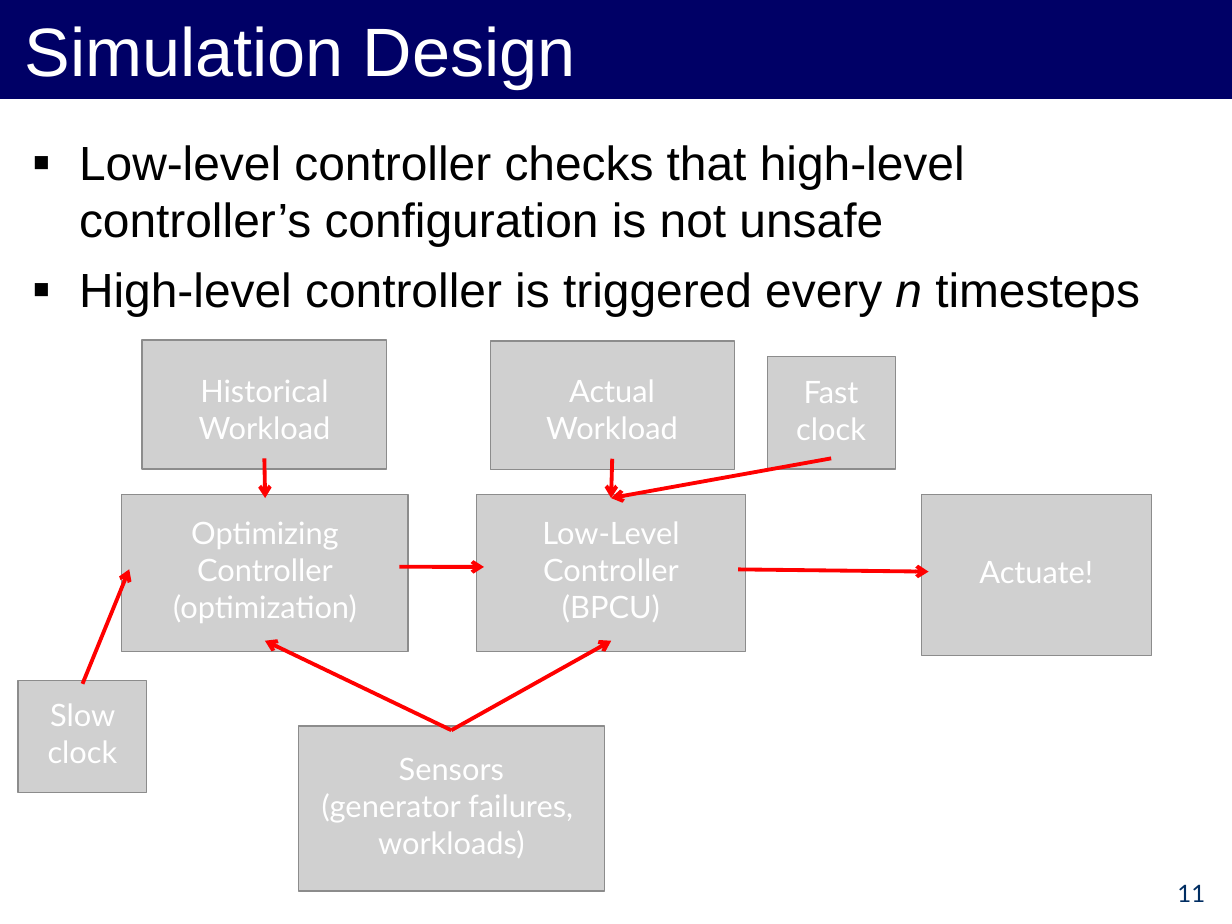
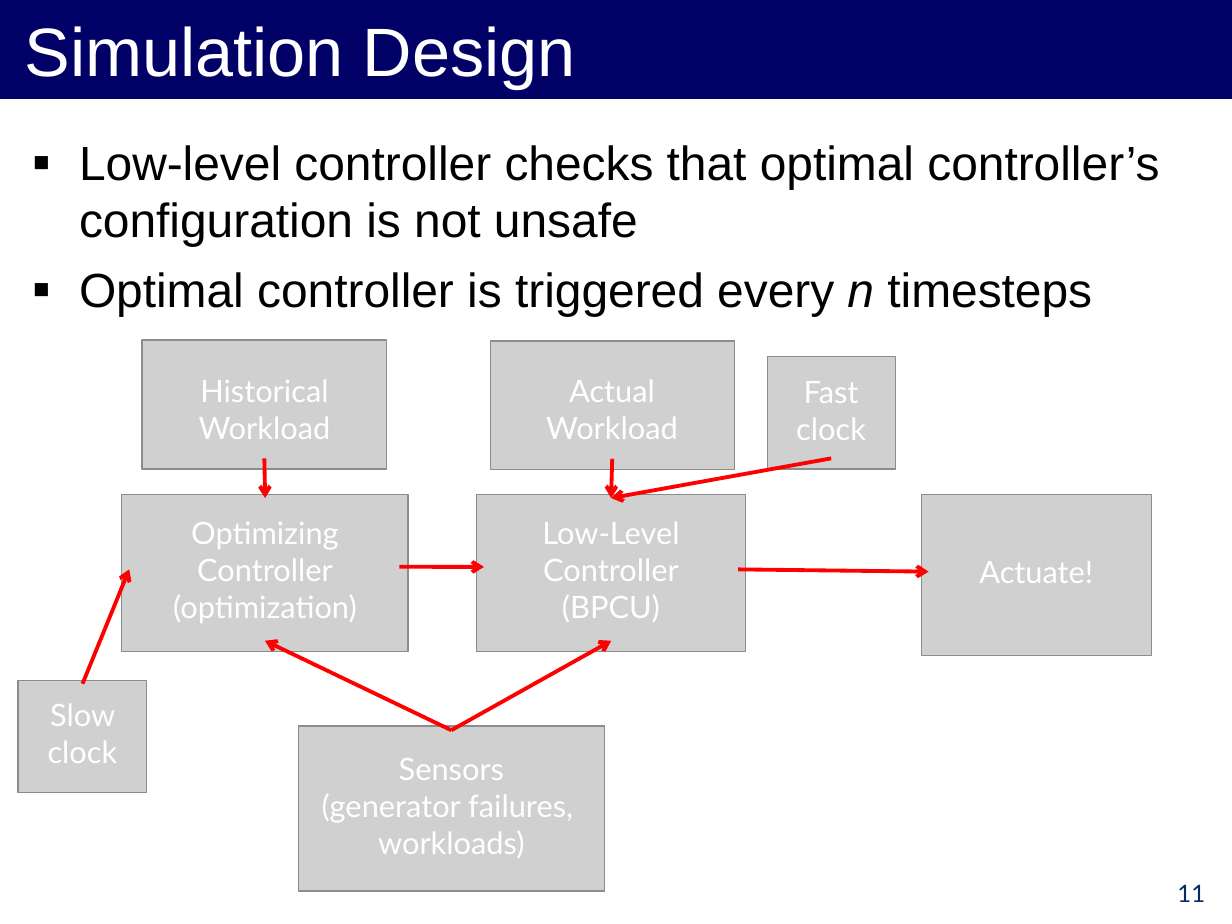
Before and after one commit to forresti/optimal_load_management, a slide deck: slide 11 of project/12-3-12_Presentation.ppt. Drawn at 1232x924 pixels with LibreOffice and Linux fonts; fonts in the diff are those of the drawing; grey boxes stand for pictures. Boxes give left, top, right and bottom in pixels: in the first picture for what was removed or moved away, otherwise in the second. Text is boxed around its words. In the diff, an @@ line names an element or a change of style, - is before the commit and + after.

```diff
--- a/project/12-3-12_Presentation.ppt
+++ b/project/12-3-12_Presentation.ppt
@@ text at (79, 145, 1159, 316): text changed @@
-▪ Low-level controller checks that high-level controller’s configuration is not unsafe
-▪ High-level controller is triggered every n timesteps
+▪ Low-level controller checks that optimal controller’s configuration is not unsafe
+▪ Optimal controller is triggered every n timesteps
```
Also in this commit, not shown: 3 other slides changed, 2 slides added, 3 slides removed.
